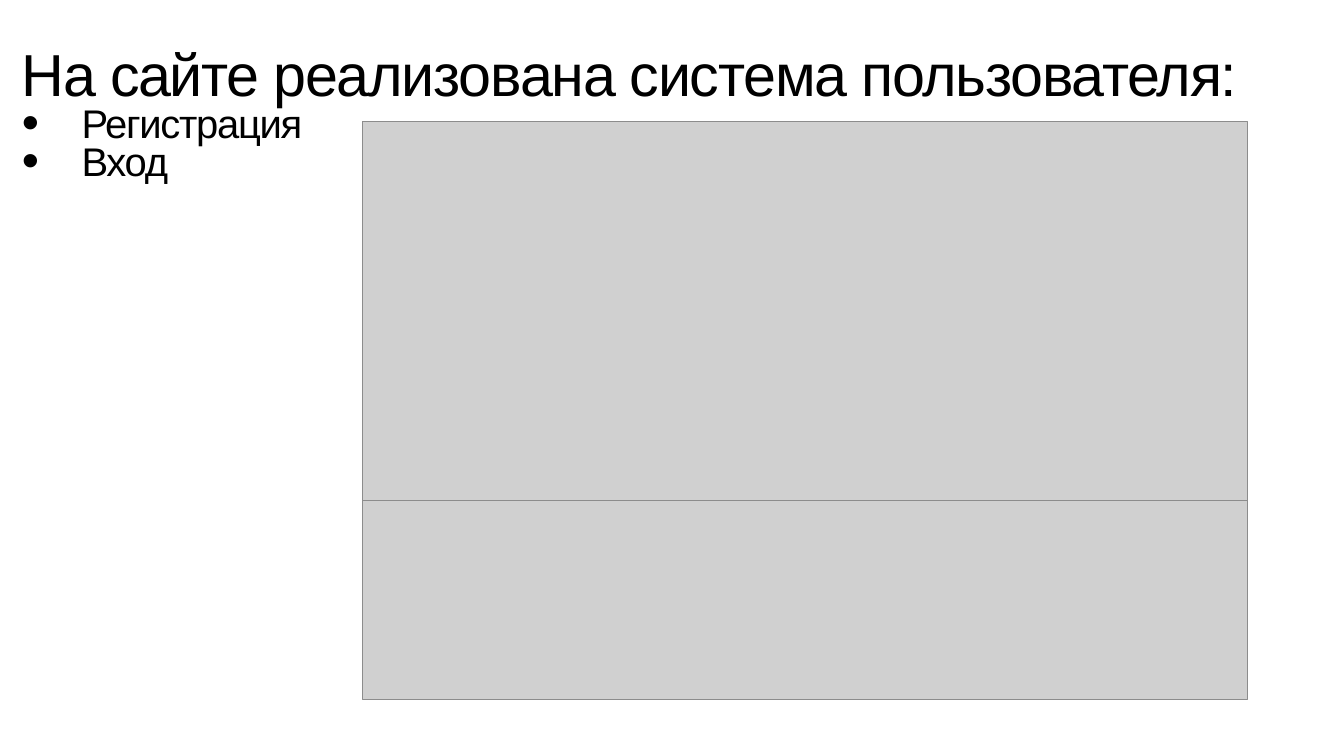
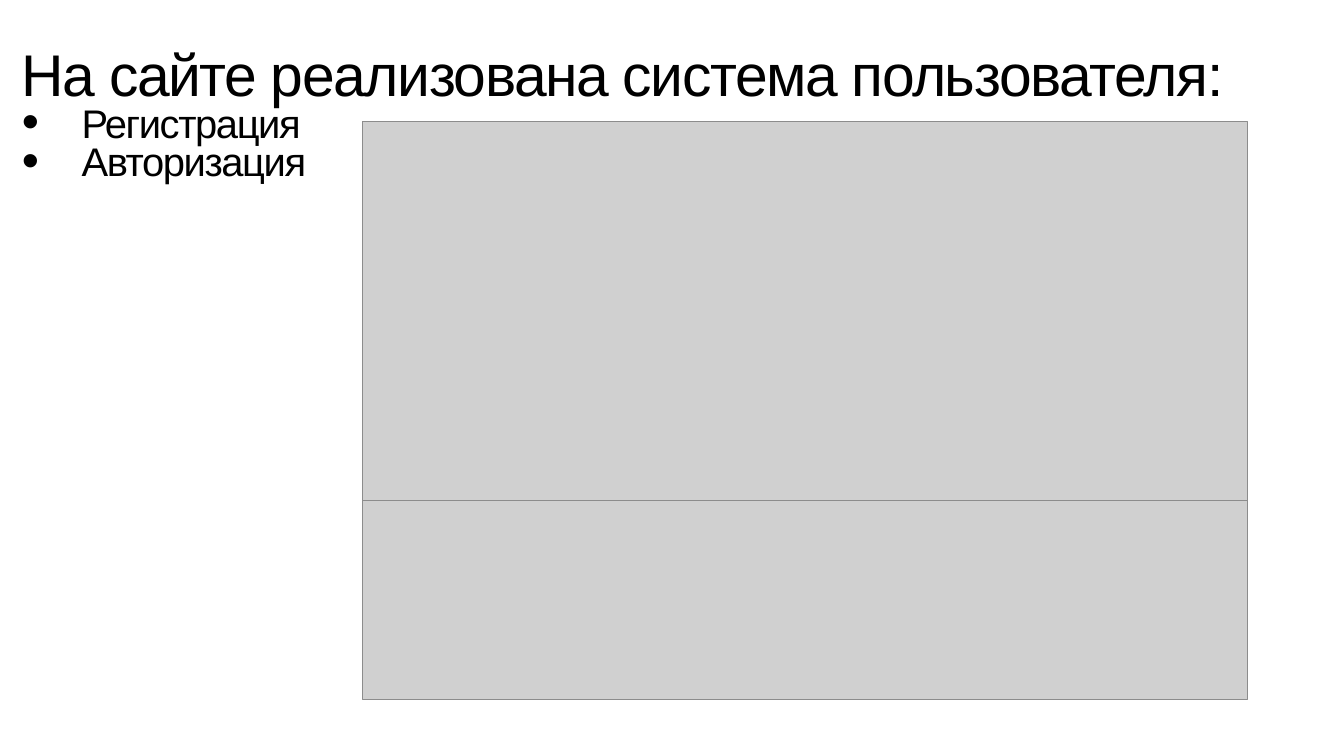
Before and after one commit to Zegoris/WEB-project, a slide deck: slide 6 of Presentetion.pptx. Drawn at 1344x756 pixels with LibreOffice and Linux fonts; fonts in the diff are those of the drawing; grey boxes stand for pictures. Boxes give left, top, right and bottom in pixels: in the first picture for what was removed or moved away, otherwise in the second. Text is boxed around its words. In the diff, an @@ line names an element or a change of style, - is before the commit and + after.

```diff
--- a/Presentetion.pptx
+++ b/Presentetion.pptx
@@ text at bbox=[22, 52, 1224, 146]: size 84.6 to 84 pt in "На сайте реализована система пользователя:"; letter spacing -1.8 to -2 pt in "На сайте реализована система пользователя:", "Регистрация" @@
@@ text at bbox=[82, 144, 307, 184]: text changed @@
-• Вход
+• Авторизация
```
Also in this commit, not shown: 2 other slides changed.
